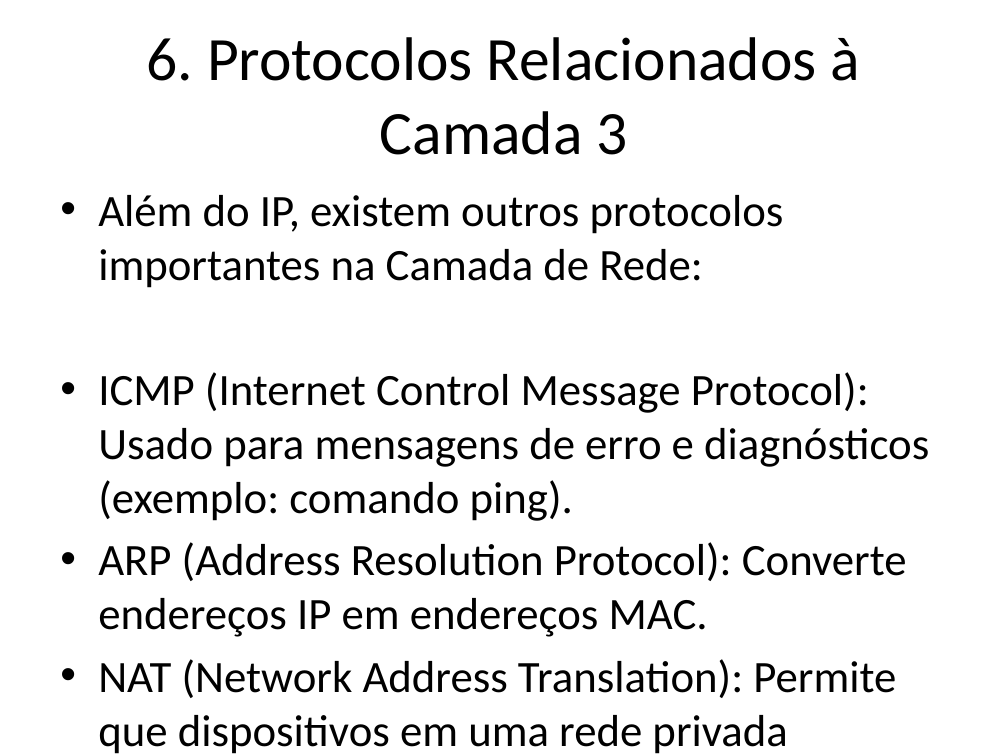
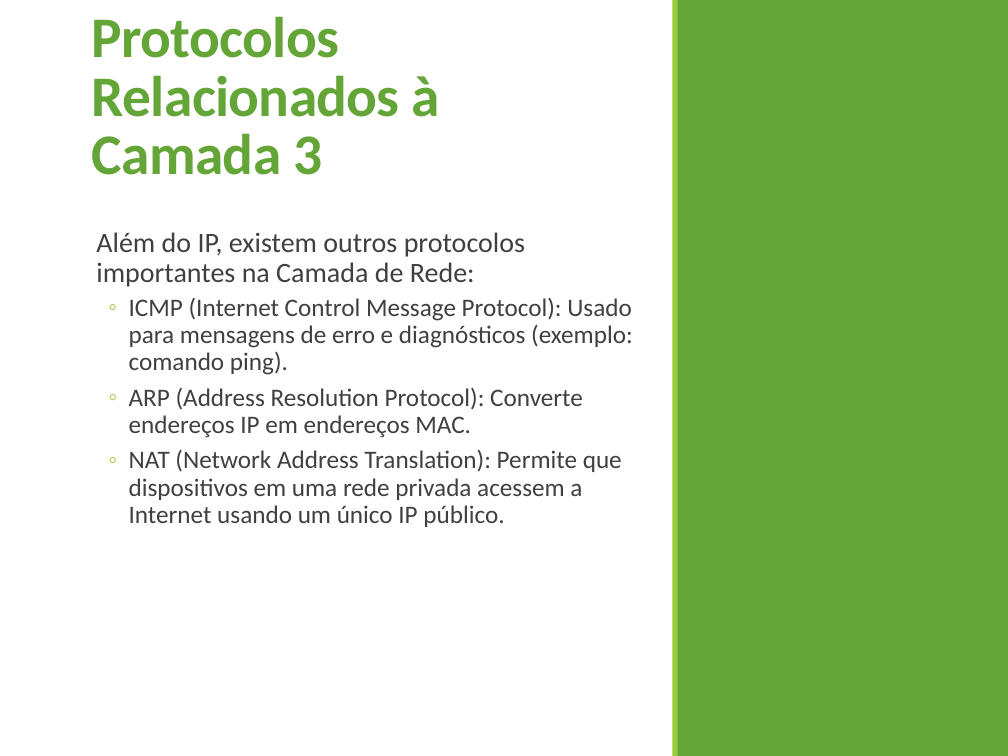
Before and after one commit to profAndreSouza/Material, a slide deck: slide 11 of Redes de Computadores/05 Camada de Rede.pptx (slide 9 before the commit). Drawn at 1008x756 pixels with LibreOffice and Linux fonts; fonts in the diff are those of the drawing. Boxes give left, top, right and bottom in pixels: in the first picture for what was removed or moved away, otherwise in the second. Text is boxed around its words. In the diff, an @@ line names an element or a change of style, - is before the commit and + after.

```diff
--- a/Redes de Computadores/05 Camada de Rede.pptx
+++ b/Redes de Computadores/05 Camada de Rede.pptx
@@ rectangle added at (0,0,1008,756), fill #FFFFFF @@
@@ title "Protocolos Relacionados à Camada 3" at (92,16,439,175): vertical alignment middle to bottom @@
@@ title at (92,16,439,175): text changed; size 44 to 41 pt; text colour #000000 to #63A537; bold on @@
-6. Protocolos Relacionados à Camada 3
+Protocolos Relacionados à Camada 3
@@ rectangle added at (672,0,677,756), fill #99CB38 @@
@@ rectangle added at (673,0,1008,756), fill #63A537 @@
@@ text "Além do IP, existem outros ...": place and size @@
-text "Além do IP, existem outros ..." at (98,195,929,754)
+text "Além do IP, existem outros ..." at (96,232,633,527)
@@ text "Além do IP, existem outros ..." at (96,232,633,527): size 32 to 20 pt in "Além do IP, existem outros protocolos importantes ..."; text colour #000000 to #404040; size 32 to 18 pt in "ICMP (Internet Control Message Protocol): Usado para ...", "ARP (Address Resolution Protocol): Converte endereços IP ...", "NAT (Network Address Translation): Permite que dispositivos ..."; bullet • to  ; line spacing 1 to 0.9; more space between paragraphs; bullet • to ◦; list level 1 to 2 in "ICMP (Internet Control Message Protocol): ..."; list level 1 to 2 in "ARP (Address Resolution Protocol): Converte ..."; list level 1 to 2 in "NAT (Network Address Translation): Permite ..." @@
@@ rectangle added at (0,706,1008,756), fill #63A537 @@
@@ rectangle added at (0,699,1008,706), fill #99CB38 @@
```
Also in this commit, not shown: 9 other slides changed, 2 slides added, 5 slides removed, 1 other file.
